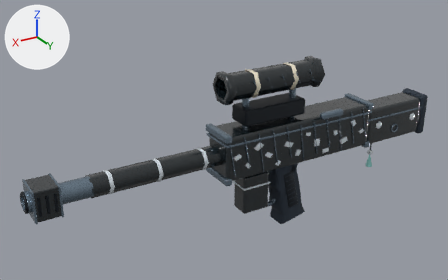
Renders of the glTF model assets/weapons/structural_v1/night-nacre.glb from each side of a commit.
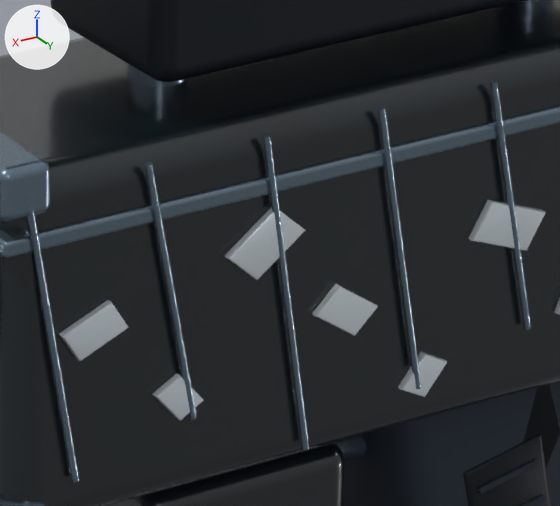
The first picture shows the older version from a 50 mm lens placed at (2.47, 3.42, 2.14), pointed at (0.34, -0.13, 0.37). The close-ups show the older and then the newer version on the part from 50% to 66% of the width and 42% to 64% of the height of that picture. Only the edits that show in the close-ups are written down. Arrows for +X, +Y and +Z are at upper left; the lights stay in place. Where no turn or scale is listed for an object, it has been applied to the vertices. Vertices at exactly the same position are counted once.

Names of what the first close-up shows: '04_Meridian_DMR__body_Sculpt_coat', '04_Meridian_DMR__body_Sculpt_frame', '04_Meridian_DMR__body_Sculpt_grip', '04_Meridian_DMR__body_Sculpt_metal', '04_Meridian_DMR__body_Sculpt_nacre_pearl', '04_Meridian_DMR__magazine_Sculpt_coat', '04_Meridian_DMR__optic_Sculpt_frame' and 1 more.
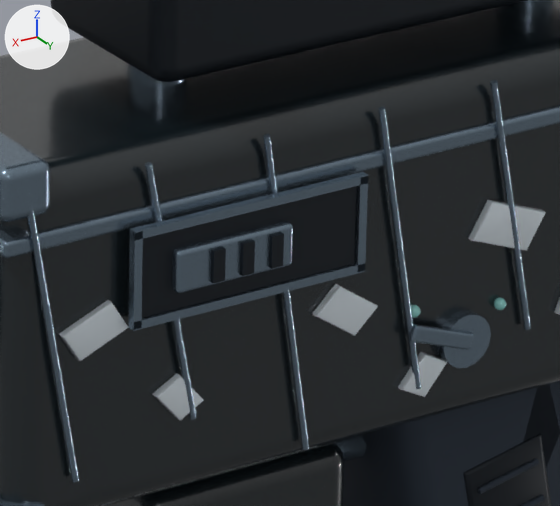
Boxes [x1, y1, x2, y2] around the edits, measured in the close-ups (560 x 506 px):
'04_Meridian_DMR__body_Sculpt_frame', reshaped
    before: [463, 433, 552, 506]
    after: [142, 186, 552, 506]
'04_Meridian_DMR__bolt_Sculpt_metal', reshaped (not visible before)
    after: [172, 221, 293, 293]
'04_Meridian_DMR__bolt_Sculpt_frame', added (black)
    after: [211, 232, 284, 283]
'04_Meridian_DMR__body_Sculpt_glow', added
    after: [411, 297, 507, 318]
part 1 of me_mesh_1, added (black)
    after: [142, 186, 356, 318]
part 2 of me_mesh_2, added
    after: [129, 263, 365, 331]
part 3 of me_mesh_2, added
    after: [130, 172, 368, 240]
part 4 of me_mesh_2, added
    after: [354, 176, 368, 272]
part 5 of me_mesh_2, added
    after: [129, 230, 143, 330]
part 6 of me_mesh_2, added
    after: [408, 324, 474, 350]
part 7 of me_mesh_2, added
    after: [437, 310, 491, 368]

The change, as a diff of the scene's bpy script:
```diff
--- a/assets/weapons/structural_v1/night-nacre.glb.py
+++ b/assets/weapons/structural_v1/night-nacre.glb.py
@@ me_mesh_1 @@
 # used by ob_04_meridian_dmr__body_sculpt_frame; location = (0.0, 0.0, 0.0)
-me_mesh_1.from_pydata(...)  # 478 vertices, 920 faces; spans x -0.2..1.82, y -0.1..0.1, z -0.22..0.4
+me_mesh_1.from_pydata(...)  # 486 vertices, 932 faces; spans x -0.2..1.82, y -0.1..0.15, z -0.22..0.43
+# me_mesh_1 part 1: a new loose piece, a box spanning x 0.13..0.35, y 0.1442..0.1502, z 0.3525..0.4275, in mat_sculpt_frame (black #101922)
 me_mesh_1.materials.append(mat_sculpt_frame)
@@ me_mesh_2 @@
 # used by ob_04_meridian_dmr__body_sculpt_metal; location = (0.0, 0.0, 0.0)
-me_mesh_2.from_pydata(...)  # 2316 vertices, 4440 faces; spans x -0.85..1.82, y -0.15..0.15, z -0.36..0.51
+me_mesh_2.from_pydata(...)  # 2592 vertices, 4928 faces; spans x -0.85..1.82, y -0.15..0.15, z -0.36..0.51
+# me_mesh_2 part 2: a new loose piece, a box spanning x 0.12..0.36, y 0.1452..0.1532, z 0.344..0.352, in mat_sculpt_metal (greyish blue #7b8e9e)
+# me_mesh_2 part 3: a new loose piece, a box spanning x 0.12..0.36, y 0.1452..0.1532, z 0.428..0.436, in mat_sculpt_metal (greyish blue #7b8e9e)
+# me_mesh_2 part 4: a new loose piece, a box spanning x 0.12..0.128, y 0.1452..0.1532, z 0.345..0.435, in mat_sculpt_metal (greyish blue #7b8e9e)
+# me_mesh_2 part 5: a new loose piece, a box spanning x 0.352..0.36, y 0.1452..0.1532, z 0.345..0.435, in mat_sculpt_metal (greyish blue #7b8e9e)
+# me_mesh_2 part 6: a new loose piece of 56 vertices spanning x 0.0..0.06, y 0.14..0.15, z 0.24..0.28, in mat_sculpt_metal (greyish blue #7b8e9e)
+# me_mesh_2 part 7: a new loose piece of 36 vertices spanning x -0.03..0.03, y 0.13..0.15, z 0.22..0.27, in mat_sculpt_metal (greyish blue #7b8e9e)
+# other edits to the shape of me_mesh_2 do not show in these pictures
 me_mesh_2.materials.append(mat_sculpt_metal)
@@ me_mesh_12 @@
 # used by ob_04_meridian_dmr__bolt_sculpt_metal; location = (0.0, 0.0, 0.0)
-me_mesh_12.from_pydata(...)  # 152 vertices, 300 faces; spans x -0.5..-0.3, y 0.145..0.195, z 0.495..0.545
+me_mesh_12.from_pydata(...)  # 304 vertices, 600 faces; spans x -0.5..0.32, y 0.145..0.195, z 0.37..0.545
+# me_mesh_12 part 8: a new loose piece of 152 vertices spanning x 0.2..0.32, y 0.147..0.159, z 0.37..0.41, in mat_sculpt_metal (greyish blue #7b8e9e)
 me_mesh_12.materials.append(mat_sculpt_metal)
@@ me_mesh_14_1 @@
+me_mesh_14_1.from_pydata(...)  # a box spanning x 0.214..0.226, y 0.1572..0.1632, z 0.375..0.405; a box spanning x 0.244..0.256, y 0.1572..0.1632, z 0.375..0.405; a box spanning x 0.274..0.286, y 0.1572..0.1632, z 0.375..0.405
+me_mesh_14_1.materials.append(mat_sculpt_frame)  # black #101922
@@ me_mesh_5_1 @@
+me_mesh_5_1.from_pydata(...)  # an icosphere of 80 faces spanning x -0.046..-0.034, y 0.133..0.145, z 0.264..0.276; an icosphere of 80 faces spanning x 0.049..0.061, y 0.133..0.145, z 0.279..0.291
+me_mesh_5_1.materials.append(mat_sculpt_glow)  # cyan #79b6b2
@@ ob_04_meridian_dmr__bolt_sculpt_frame @@
+ob_04_meridian_dmr__bolt_sculpt_frame = bpy.data.objects.new('04_Meridian_DMR__bolt_Sculpt_frame', me_mesh_14_1)
+ob_04_meridian_dmr__bolt_sculpt_frame.location = (0.0, 0.0, 0.0)
@@ ob_04_meridian_dmr__body_sculpt_glow @@
+ob_04_meridian_dmr__body_sculpt_glow = bpy.data.objects.new('04_Meridian_DMR__body_Sculpt_glow', me_mesh_5_1)
+ob_04_meridian_dmr__body_sculpt_glow.location = (0.0, 0.0, 0.0)
```
